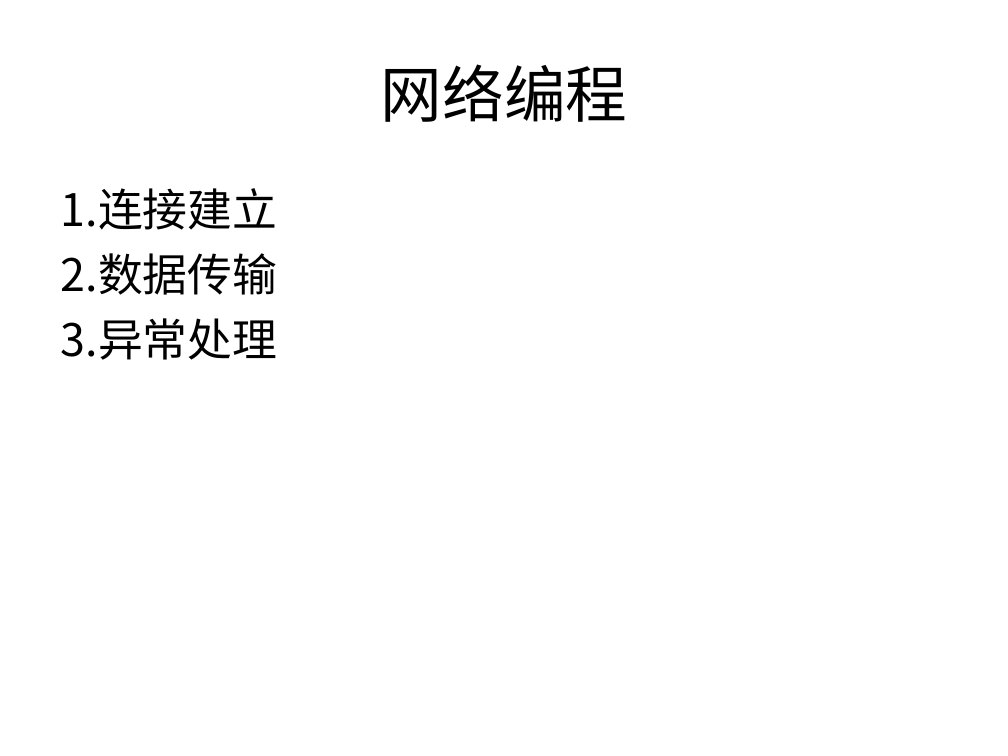
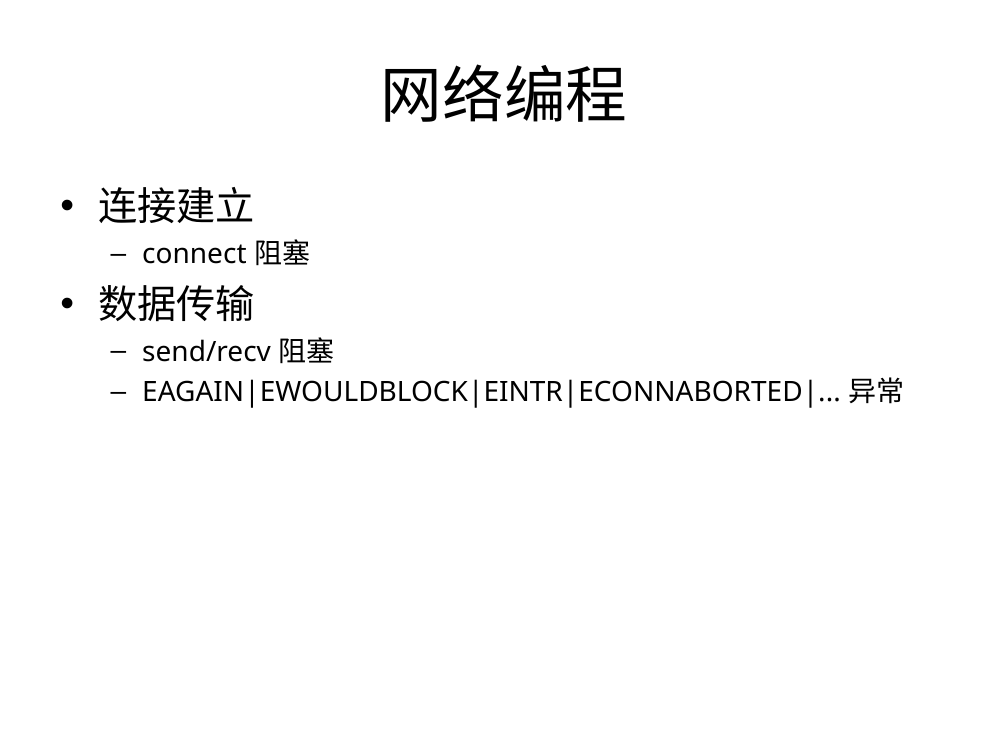
Before and after one commit to proxyio/xio, a slide deck: slide 3 of docs/PROXYIO.ppt. Drawn at 1008x756 pixels with LibreOffice and Linux fonts; fonts in the diff are those of the drawing. Boxes give left, top, right and bottom in pixels: in the first picture for what was removed or moved away, otherwise in the second. Text is boxed around its words. In the diff, an @@ line names an element or a change of style, - is before the commit and + after.

```diff
--- a/docs/PROXYIO.ppt
+++ b/docs/PROXYIO.ppt
@@ text at [98,187,255,322]: size 32 to 28 pt in "连接建立", "数据传输"; bullet 1. to •; less space between paragraphs @@
@@ text at [142,239,310,266]: paragraph added @@
+  – connect 阻塞
@@ text at [142,337,904,408]: text changed; size 32 to 20 pt @@
-3. 异常处理
+  – send/recv 阻塞
+  – EAGAIN|EWOULDBLOCK|EINTR|ECONNABORTED|... 异常
```
Also in this commit, not shown: 9 other slides changed, 4 slides added, 2 slides removed.
